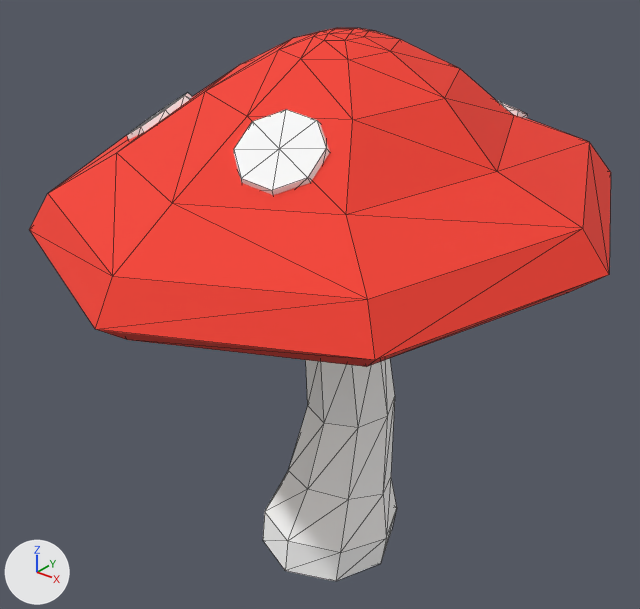
The glTF model models/mushroom1.glb as it was, and as the next commit left it.
The view is the same before and after, from a 50 mm camera at (8.56, -11.23, 12.05) aimed at (-0.17, -0.31, 5.28). Arrows for +X, +Y and +Z are at lower left; the lights stay in place. The picture after the commit comes second. Mesh edges are drawn as thin lines. Where no turn or scale is listed for an object, it has been applied to the vertices.

In view in the first picture: 'mushroom_Circle.006'.
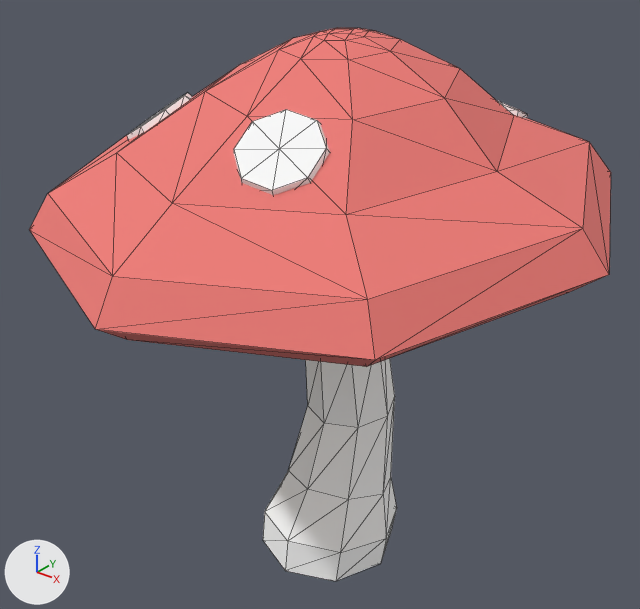
What changed in the scene script:
```text
Change mat_f44336:
    mat_f44336.base_color: (0.91, 0.05, 0.03) -> (0.858, 0.201, 0.183)  # red #f53f30 -> red #ee7c77
```

Changed parts and their boxes [x1, y1, x2, y2] in the pictures (640 x 609 px):
'mushroom_Circle.006', recoloured (lighter)
    both: [29, 28, 611, 581]
